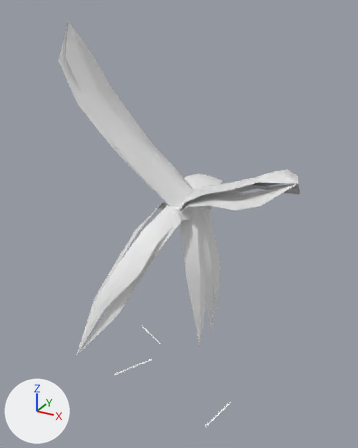
One commit to the OBJ model game/assets/models/plants/SM_Plant_BananaMature_Leaf_LOD1.obj: the scene before it, then after it.
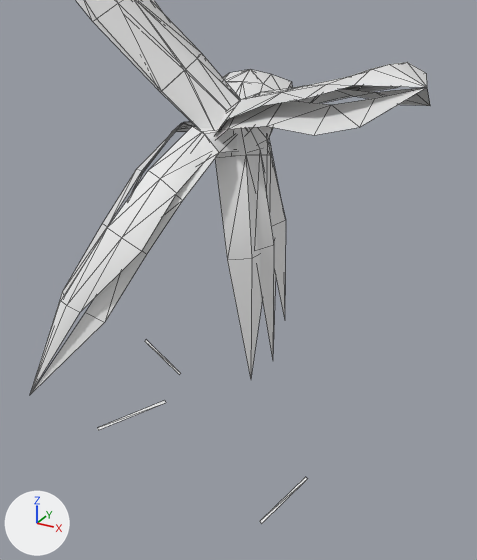
Old and new are each drawn whole from a 50 mm camera at (3.7, -7.18, 6.64) aimed at (-0.21, -0.07, 3.08) and again close up on the part from 17% to 91% of the width and 30% to 100% of the height. The lights are fixed; the arrows at lower left show +X, +Y and +Z. The first two pictures are the older version. The close-ups show mesh edges as thin lines. Where no turn or scale is listed for an object, it has been applied to the vertices. Vertices at exactly the same position are counted once.

In view in the first close-up: 'SM_Plant_BananaMature_Leaf_LOD1'.
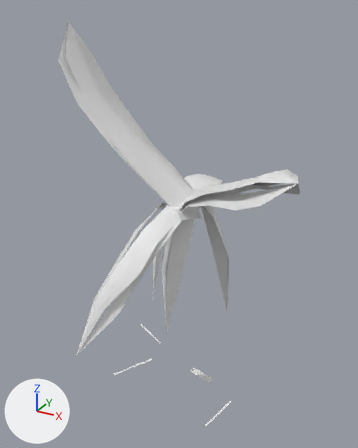
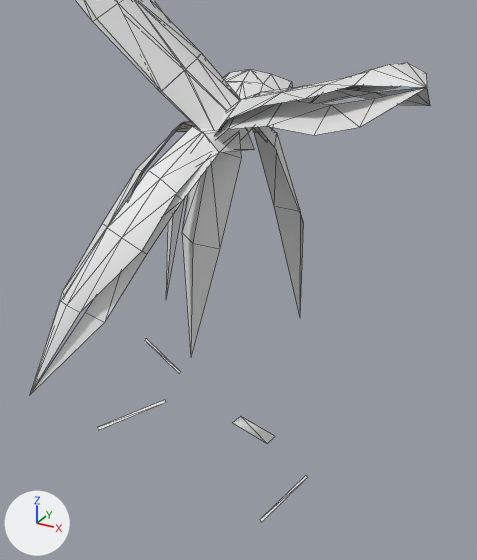
Where the change shows, as pixel boxes [x1, y1, x2, y2] in the close-ups (477 x 560 px; the box of a moved part takes in the faces that stretch with it):
'SM_Plant_BananaMature_Leaf_LOD1', reshaped
    before: [30, 0, 430, 523]
    after: [30, 0, 430, 522]
part 1 of me_sm_plant_bananamature_leaf_lod1, moved or reshaped
    before: [215, 127, 307, 523]
    after: [166, 126, 308, 522]
part 2 of me_sm_plant_bananamature_leaf_lod1, moved or reshaped
    before: [145, 340, 181, 375]
    after: [145, 339, 180, 373]

The change, as a list of edits to the scene's bpy script:
```text
Change me_sm_plant_bananamature_leaf_lod1:
    used by ob_sm_plant_bananamature_leaf_lod1; location = (0.0, 0.0, 0.0)
    verts and faces of me_sm_plant_bananamature_leaf_lod1; kept vertices keep their numbers, new ones are numbered from 202
    before: 176 (-1.49, 0.48, 0.14) at pixel (144, 341), 177 (-0.92, 0.36, -0.08) at pixel (179, 374), 178 (-0.91, 0.39, -0.07) at pixel (180, 373), 179 (-1.48, 0.51, 0.15) at pixel (146, 339)
    remove me_sm_plant_bananamature_leaf_lod1.from_pydata(...)  # 202 vertices, 256 faces; spans x -2.1..2.13, y -2.2..2.4, z -0.08..6.42
    add me_sm_plant_bananamature_leaf_lod1.from_pydata(...)  # 206 vertices, 258 faces; spans x -2.1..2.13, y -2.2..2.4, z -0.06..6.42
    me_sm_plant_bananamature_leaf_lod1 part 1
    21 vertices are removed from x 0.03..0.62, y -0.72..0.27, z 1.04..3.39
    24 faces are deleted
    3 vertices in x 0.95..1.21, y -1.24..-0.69, z -0.07..0.14 move by (0.0, 0.0, 0.02)
    1 vertex moves from x 0.98, y -1.26, z -0.07 to x 0.98, y -1.26, z -0.06
    25 vertices are added at x -0.79..0.67, y -0.76..0.46, z -0.03..3.37
    26 new faces join them
    me_sm_plant_bananamature_leaf_lod1 part 2
    add for i in [176, 178, 179]: verts[i] += (0.0, 0.0, 0.01)
    add verts[177] = (-0.92, 0.36, -0.06)  # moved, pixel (179, 373)
```
